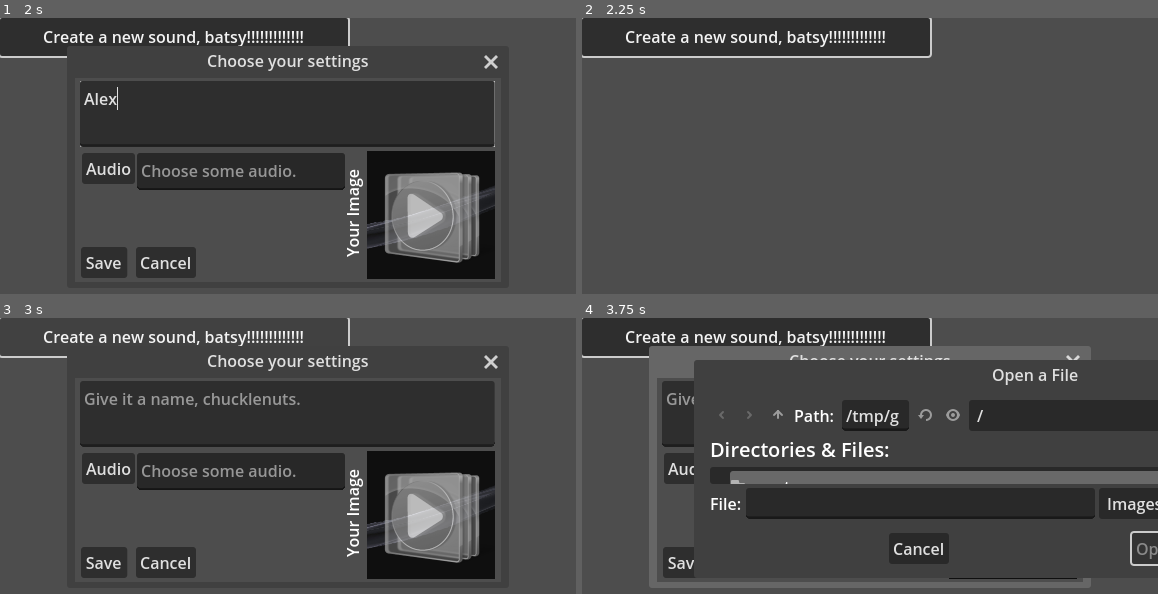
Above: before the commit, frames 1-4 (two rows, left to right).
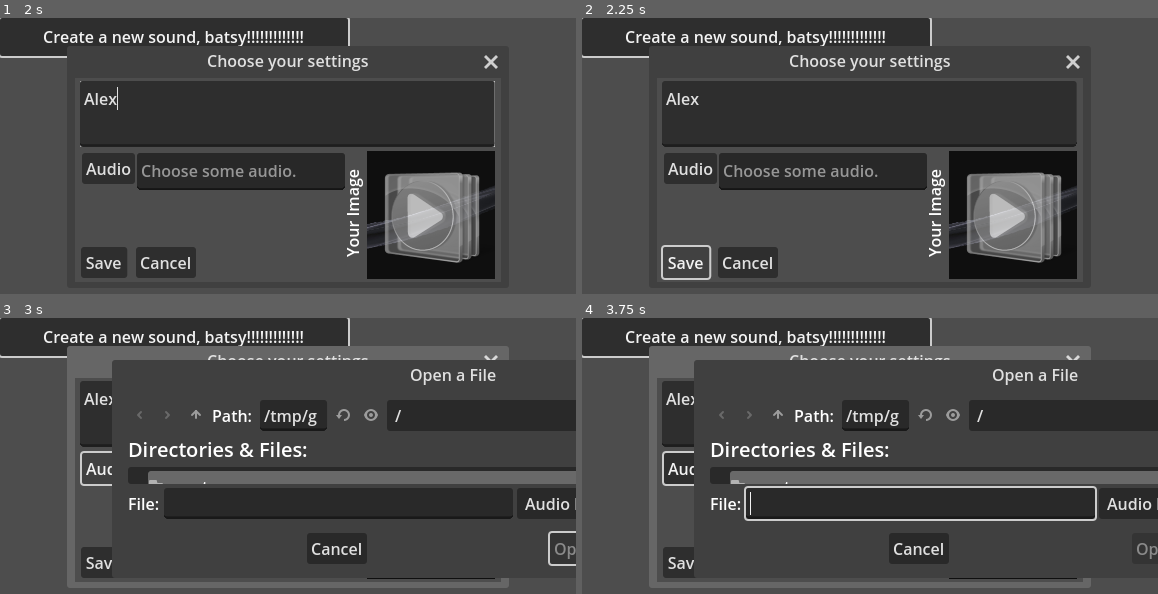
Above: after the commit, the same moments.

Repository: Pacomatic1/Pacos_Simple_GD_Soundboard
Game: Godot game, scene res://assets/scenes/playloadwindow/playaudiowindow.tscn
The game is run twice, just before and just after one commit, with the same random seed, the same clock (stepped at 60 frames per second) and the same inputs.
Inputs (mouse positions are in pixels of both pictures, inside the frame that each line leads up to):
- Up to frame 1 (2 s): click "Create a new sound, batsy!!!!…" at 0.5 s; click (288, 114) at 1.27 s; type "Alex" at 1.35 s
- Up to frame 2 (2.25 s): click "Save" at 2 s
- Up to frame 3 (3 s): click "Create a new sound, batsy!!!!…" (after the commit: "Audio") at 2.75 s
- Up to frame 4 (3.75 s): click (1014, 513) at 3.5 s

Frame 1 is identical in both runs. In frame 2, 35% of the frame differs, in the area x 11-87%, y 10-95%; in frame 3, 31%; in frame 4, 1.6%.
Error after the commit: Attempt to call function 'store_string' in base 'null instance' on a null instance. (res://assets/scenes/globalmodule/globalthingscode.gd:22)

Commit message:
Started on saving
Added needed directories and changes the placeholder names for UID and Profile. I will add them. Trust.

Diff:
--- a/assets/scenes/globalmodule/globalthingscode.gd
+++ b/assets/scenes/globalmodule/globalthingscode.gd
@@ -1,17 +1,25 @@
 extends Node
 signal sound_has_been_saved
-var CurrentProfile = "I need to add profile support twt"
+var CurrentProfile = "add profiles please"
 func mod_or_save_sound_effects(SoundTitle: String, UniqueSoundID: String, ImagePath: String, AudioPath: String):
+	# Add the directories in case it's their first time.
+	# It's done one by one because it doesn't work in bulk. I hate it too.
+	print("Making needed directories...")
+	DirAccess.make_dir_absolute("user://profiles")
+	DirAccess.make_dir_absolute("user://profiles/" + CurrentProfile)
+	DirAccess.make_dir_absolute("user://profiles/" + CurrentProfile + "/soundeffets/" )
+	DirAccess.make_dir_absolute("user://profiles/" + CurrentProfile + "/soundeffets/" + UniqueSoundID)
+
+
+
 	print("Saving sound...")
 	print("Sound Name: " + SoundTitle)
 	print("Sound ID: " + UniqueSoundID)
 	print("Image Path: " + ImagePath)
 	print("Audio Path: " + AudioPath)
 	# This part will start with the title.
-	var soundconfig = ConfigFile.new()
-	soundconfig.set_value("SongText", "songname", SoundTitle)
-	#	soundconfig.save("user://profiles/" + self.CurrentProfile + "/soundeffects/" + UniqueSoundID + "/soundeffectconfig.cfg")
-	soundconfig.save("user://pril/soundeffectconfig.cfg")
+	var titlefile = FileAccess.open("user://profiles/" + CurrentProfile + "/soundeffects/" + UniqueSoundID + "/title.txt", FileAccess.WRITE)
+	titlefile.store_string("stong")
 	emit_signal("sound_has_been_saved")
 	print("Save complete.")
 func PlayAudioFile(pathtofile):
--- a/assets/scenes/playloadwindow/playaudiowindow.gd
+++ b/assets/scenes/playloadwindow/playaudiowindow.gd
@@ -4,4 +4,4 @@
 signal send_to_modify_sound_effect(unique_id)
 func when_new_sound_button_pressed():
 	add_child(audio_modify_dialog.instantiate())
-	emit_signal("send_to_modify_sound_effect", "The Unique ID doesnt exist so this is a reminder")
+	emit_signal("send_to_modify_sound_effect", "add unique id support")
